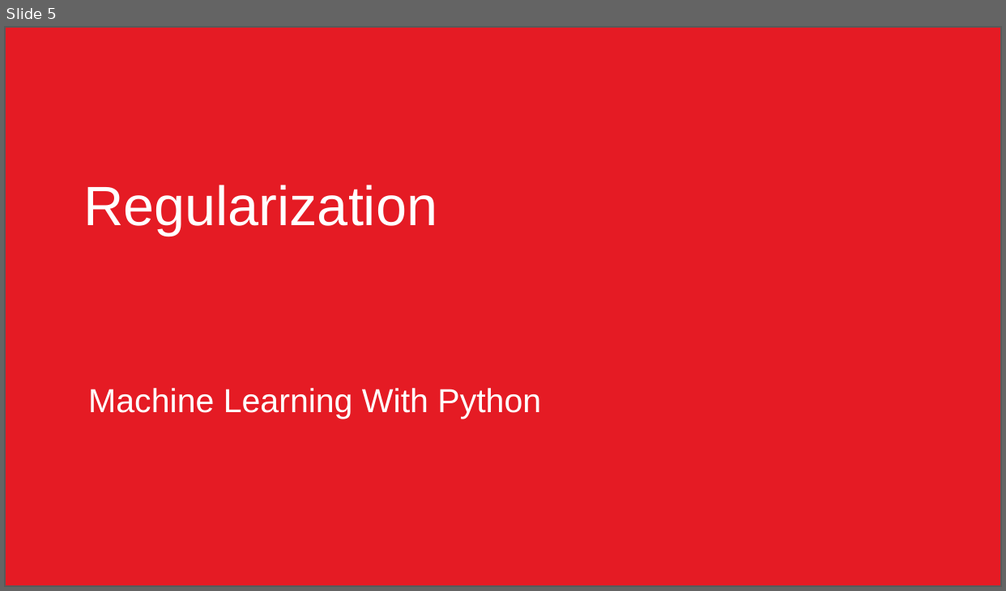
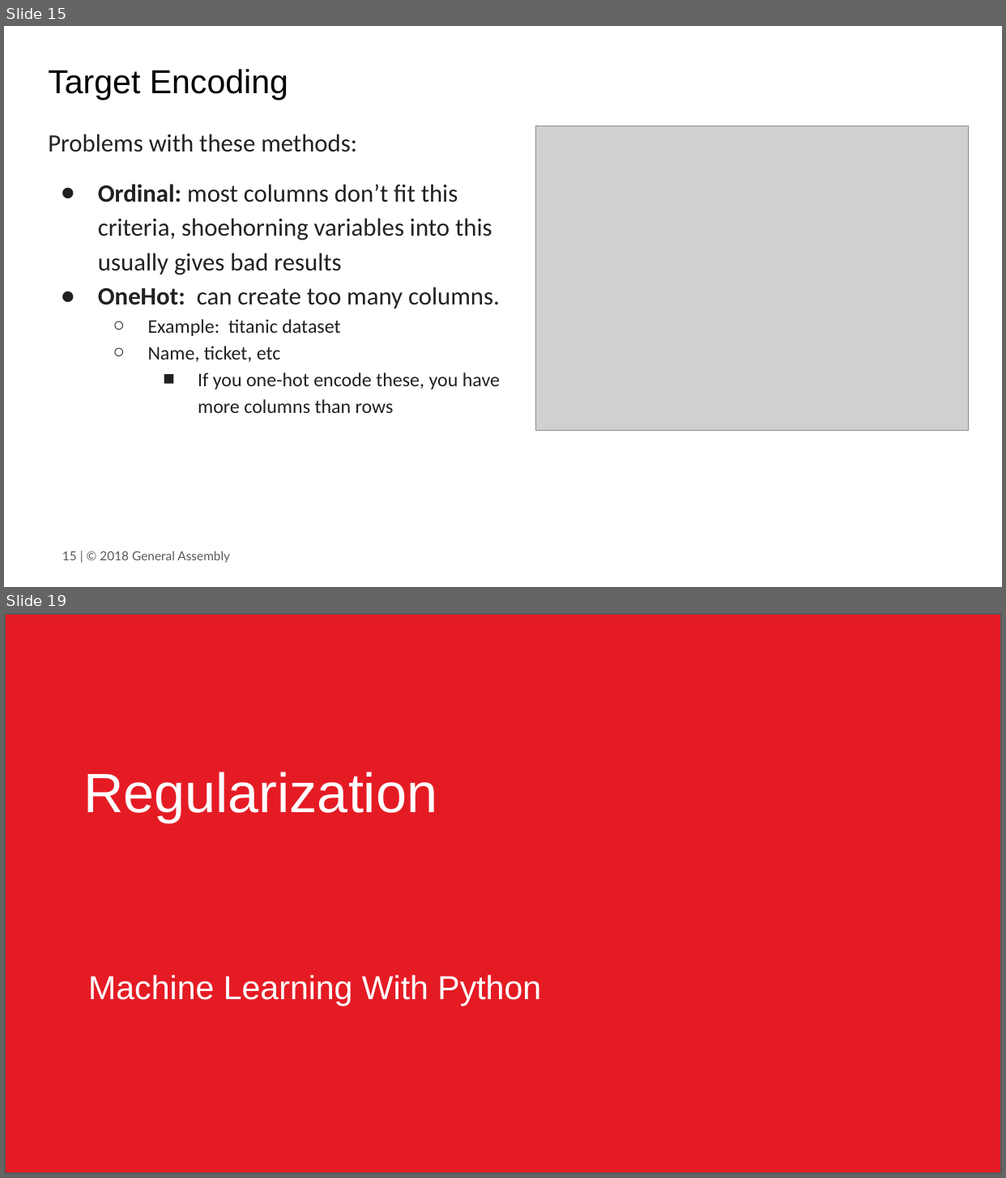
Before and after one commit to JonathanBechtel/DAT-10-14, a slide deck: class material/Unit3/Class13/DAT Class 13.pptx. Shown one above the other, each under a label of ours: slide 5 before the commit, slides 15 and 19 after it; the slides between them are not shown. The pictures are 1006x591 and 1006x1178 pixels, drawn with LibreOffice and Linux fonts; fonts in the diff are those of the drawing; grey boxes stand for pictures; background and template pictures are left out. Boxes give left, top, right and bottom in pixels: in the first picture for what was removed or moved away, otherwise in the second. Text is boxed around its words. In the diff, an @@ line names an element or a change of style, - is before the commit and + after.

```diff
--- a/class material/Unit3/Class13/DAT Class 13.pptx
+++ b/class material/Unit3/Class13/DAT Class 13.pptx
@@ slide 15 added at (4,26,1002,587), background #FFFFFF @@
@@ title added at (48,69,288,100), 24 pt, text #000000 @@
+Target Encoding
@@ text added at (48,134,500,413), 18 pt, text #212121 @@
+Problems with these methods:
+● Ordinal: most columns don’t fit this criteria, shoehorning variables into this usually gives bad results
+● OneHot: can create too many columns.
+  ○ Example: titanic dataset
+  ○ Name, ticket, etc
+    ■ If you one-hot encode these, you have more columns than rows
@@ picture added at (536,126,969,430) @@
@@ text added at (62,551,230,563), 9 pt, text #595959 @@
+15 | © 2018 General Assembly
@@ what was slide 5 is now slide 19 @@
```
Also in this commit, not shown: 1 slide changed, 15 other slides added, 2 slides removed, 13 other files.
